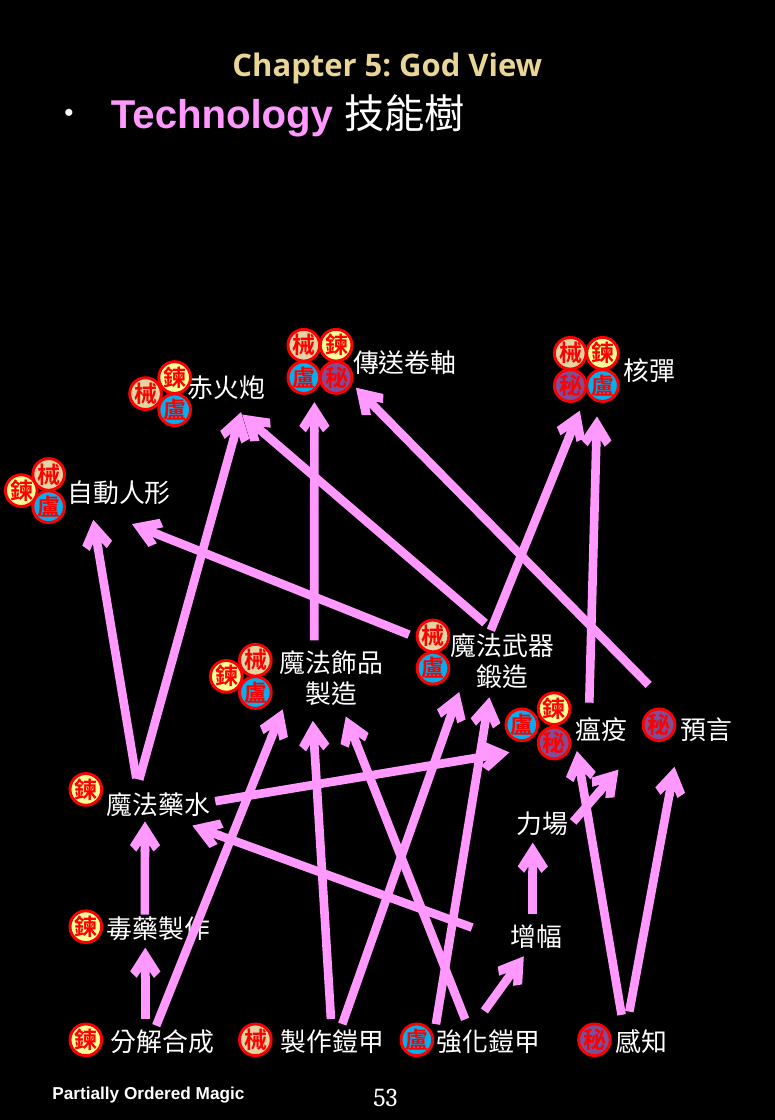
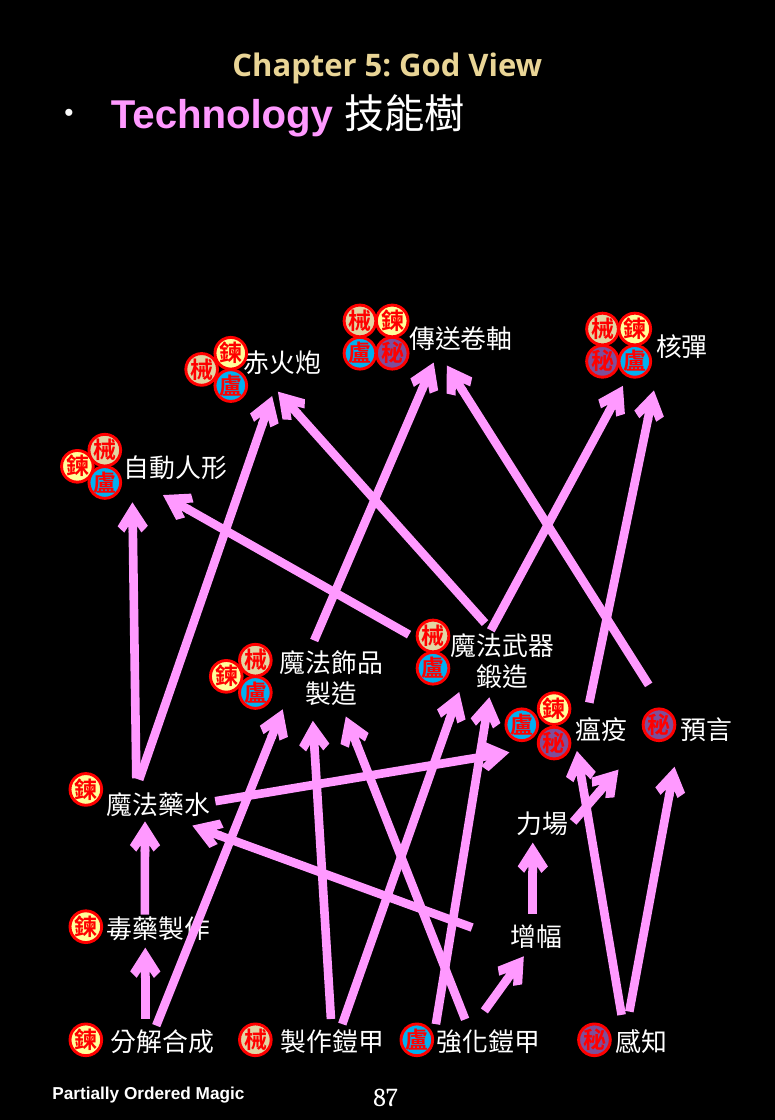
Before and after one commit to PartiallyOrderedMagic/PartiallyOrderedMagic.github.io, a slide deck: slide 88 of MyGame/Partially Ordered Magic Handbook.pptx (slide 54 before the commit). Drawn at 775x1120 pixels with LibreOffice and Linux fonts; fonts in the diff are those of the drawing; background and template pictures are left out. Boxes give left, top, right and bottom in pixels: in the first picture for what was removed or moved away, otherwise in the second. Text is boxed around its words. In the diff, an @@ line names an element or a change of style, - is before the commit and + after.

```diff
--- a/MyGame/Partially Ordered Magic Handbook.pptx
+++ b/MyGame/Partially Ordered Magic Handbook.pptx
@@ text "械": place and size @@
-text "械" at (559,338,582,367)
+text "械" at (591,314,614,343)
@@ text "秘": place and size @@
-text "秘" at (559,371,582,400)
+text "秘" at (591,346,614,375)
@@ 4 ellipses, 3 texts: place and size @@
-4 ellipses, 3 texts at (555,337,676,402)
+4 ellipses, 3 texts at (587,313,708,377)
@@ arrow moved from (314, 641) - (314, 402) to (314, 641) - (434, 363) @@
@@ arrow moved from (649, 684) - (355, 388) to (649, 685) - (446, 366) @@
@@ arrow moved from (491, 630) - (580, 410) to (491, 630) - (623, 385) @@
@@ arrow moved from (140, 779) - (241, 412) to (140, 779) - (272, 396) @@
@@ arrow moved from (485, 623) - (242, 414) to (485, 623) - (278, 392) @@
@@ arrow moved from (589, 703) - (597, 416) to (589, 703) - (654, 391) @@
@@ 13 texts, 10 ellipses: place and size @@
-13 texts, 10 ellipses at (5,330,456,523)
+13 texts, 10 ellipses at (62,305,512,498)
@@ arrow moved from (136, 778) - (93, 520) to (136, 778) - (132, 502) @@
@@ arrow moved from (409, 634) - (132, 524) to (409, 634) - (163, 495) @@
@@ page number at (373,1088,398,1107): text changed @@
-53
+87
```
Also in this commit, not shown: 15 other slides changed, 35 slides added, 2 slides removed, 3 other files.
